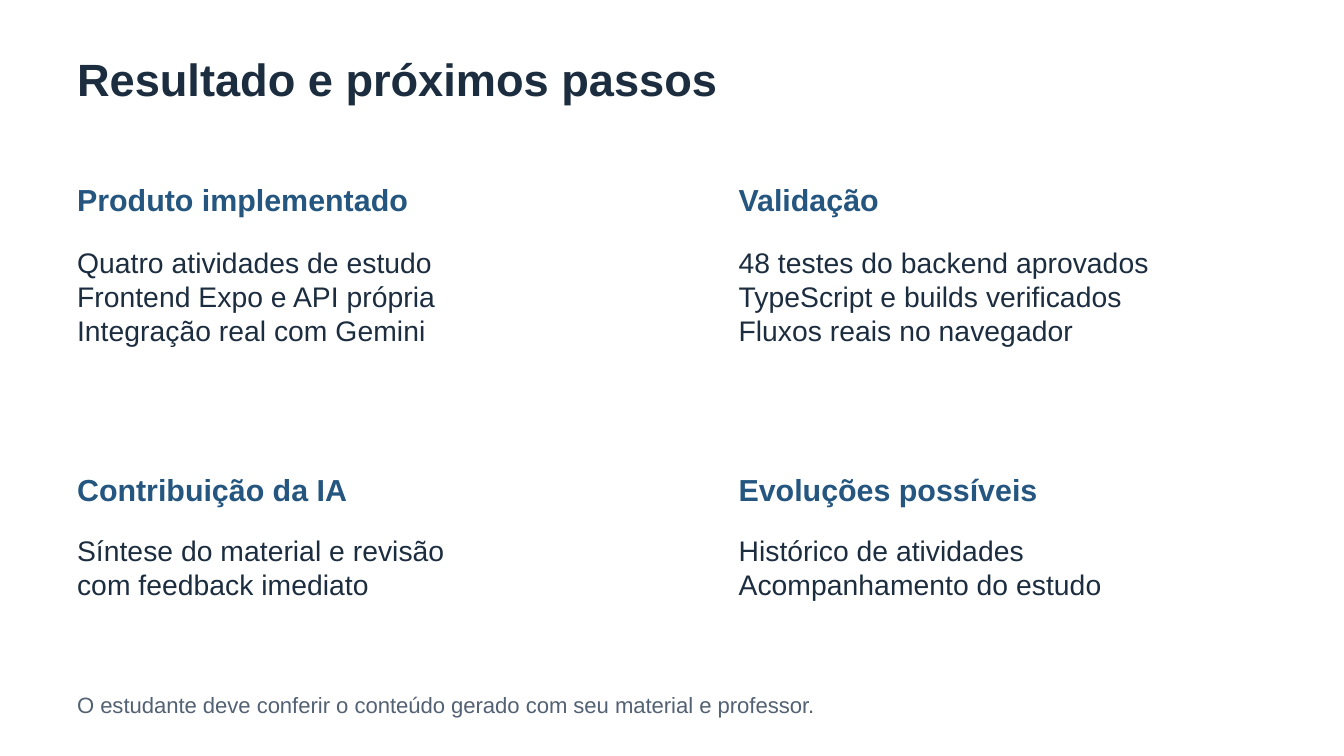
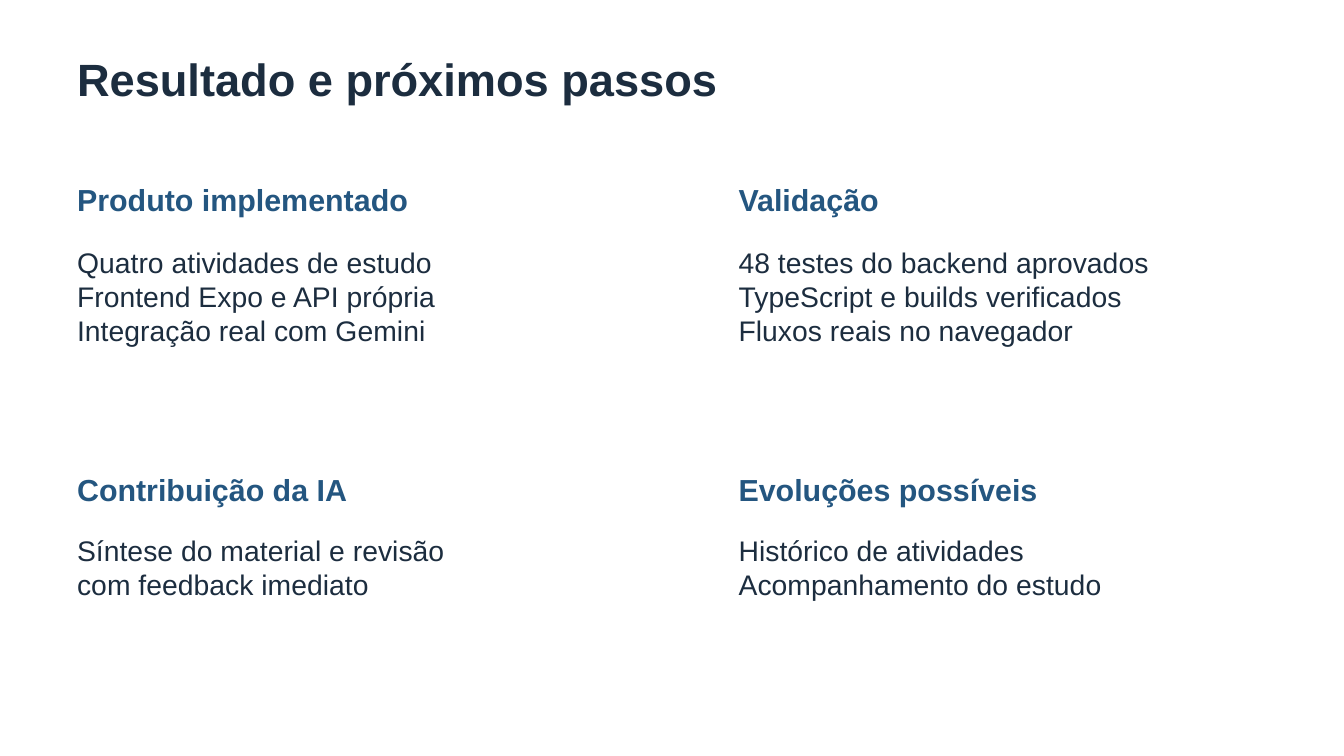
Before and after one commit to LucasCabrio/gemini-study-assistant, a slide deck: slide 6 of presentation/Gemini-Study-Assistant.pptx. Drawn at 1344x756 pixels with LibreOffice and Linux fonts; fonts in the diff are those of the drawing. Boxes give left, top, right and bottom in pixels: in the first picture for what was removed or moved away, otherwise in the second. Text is boxed around its words. In the diff, an @@ line names an element or a change of style, - is before the commit and + after.

```diff
--- a/presentation/Gemini-Study-Assistant.pptx
+++ b/presentation/Gemini-Study-Assistant.pptx
@@ text removed at bbox=[77, 696, 815, 718] @@
-O estudante deve conferir o conteúdo gerado com seu material e professor.
```
Also in this commit, not shown: 1 other file.
